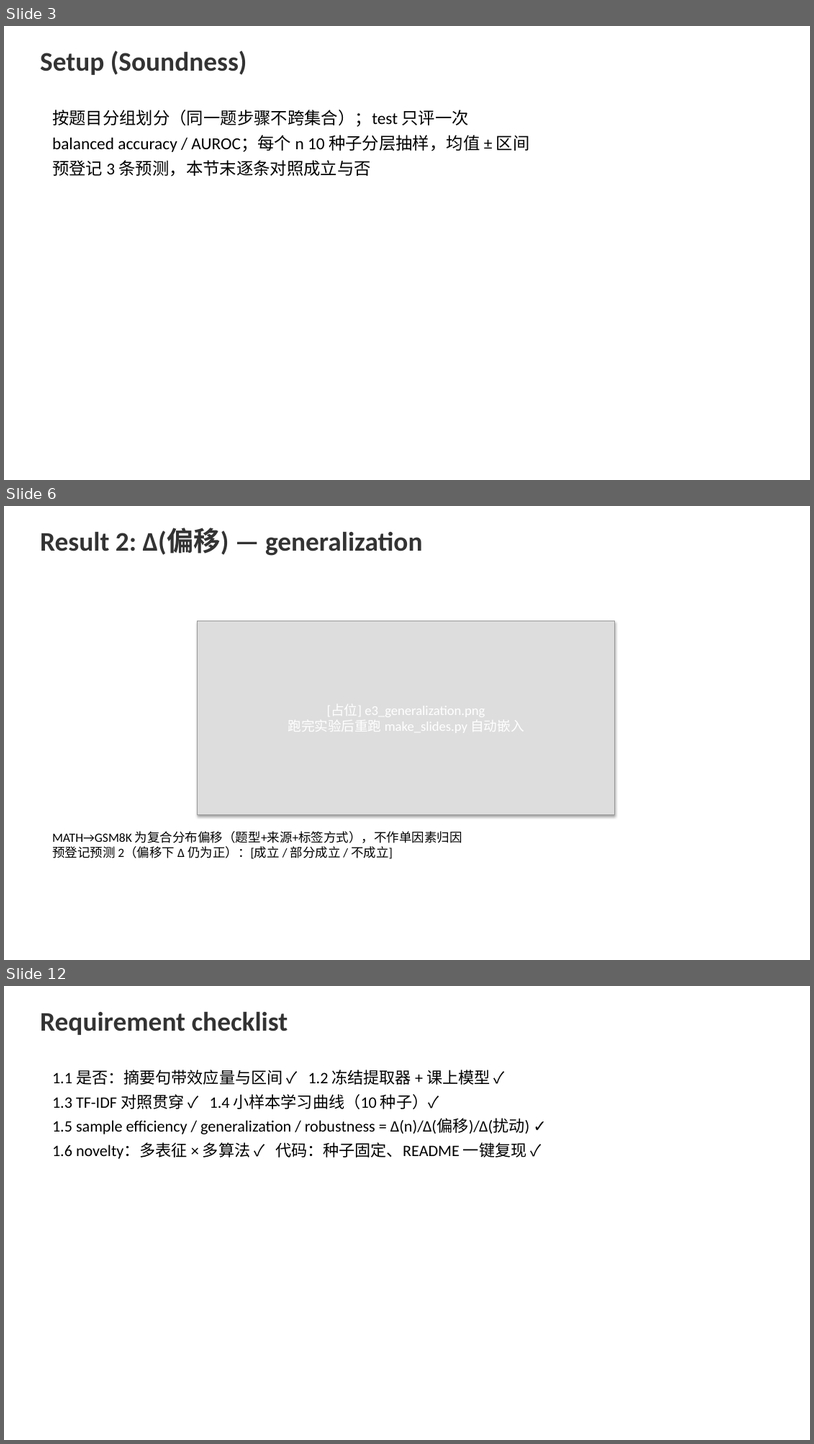
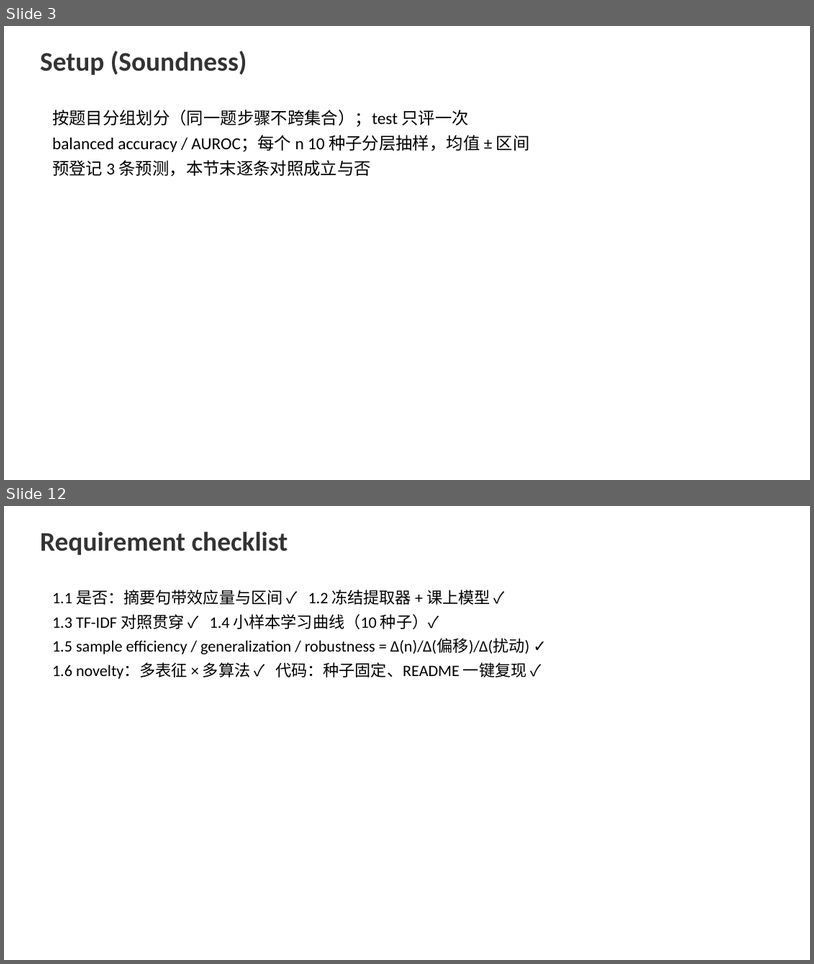
Before and after one commit to FauReam/text-monitor-436, a slide deck: slides/final.pptx. Shown one above the other, each under a label of ours: slides 3, 6 and 12 before the commit, slides 3 and 12 after it; the slides between them are not shown. The pictures are 814x1444 and 814x964 pixels, drawn with LibreOffice and Linux fonts; fonts in the diff are those of the drawing. Boxes give left, top, right and bottom in pixels: in the first picture for what was removed or moved away, otherwise in the second. Text is boxed around its words. In the diff, an @@ line names an element or a change of style, - is before the commit and + after.

Commit message:
v2 标签修复版全量结果：E1–E6 完成，三条预登记预测最终判定
数据（修复 075fad3 后的重跑）：PRM800K 二分类 911,867 行（错例 27.9%，
修掉 chosen-only 的 99.8% 退化），train/test = 632,422/190,573（按题目分组）；
迁移集 Math-Shepherd 613,666 步。

最终判定（v1 结果全部作废，含 41c45f2 中 E6 的阴性口径）：
- 预测 1（小样本端 Δ 峰值非负）：不成立。n=20 各特征 ≈0.51 近随机；
  n≥50 起 TF-IDF 反超，full 端 Δ = −0.045~−0.064（SVM，CI 不含 0）。
- 预测 2（偏移下 Δ 仍为正）：部分成立。MATH→GSM8K 迁移端 bge-large
  +0.020 CI[0.018,0.021]、bge-base +0.006 CI[0.004,0.008] 显著正，
  MiniLM 跨 0；复合偏移不作单因素归因。
- 预测 3（扰动下 embedding 衰减 ≤ TF-IDF）：成立，效应量小（衰减均 ≤0.007）。

其他：E5 拒答 risk@cov=1.0 TF-IDF 0.271 略优；E6 ρ=0.900 (p=0.037, n=4)
同号初步观察；robustness_balance_check 补查（50/50 重采样与
class_weight=balanced 下 AUROC 变化 <0.01，回应训练集不平衡质疑）。
bge-large 尾部文本 fp16 编码（ST_FP16=1，与 fp32 余弦 >0.9997）。
final.pptx 填入真实数字；README 结果节重写为 v2 口径。

```diff
--- a/slides/final.pptx
+++ b/slides/final.pptx
@@ slide 6 removed at (4, 506, 810, 960), background #FFFFFF @@
@@ text removed at (40, 528, 422, 556) @@
-Result 2: Δ(偏移) — generalization
@@ rectangle removed at (198, 621, 615, 815) @@
@@ text removed at (52, 831, 463, 859) @@
-MATH→GSM8K 为复合分布偏移（题型+来源+标签方式），不作单因素归因
-预登记预测 2（偏移下 Δ 仍为正）：[成立 / 部分成立 / 不成立]
```
Also in this commit, not shown: 8 slides changed, 2 slides added, 1 other slide removed, 44 other files.
